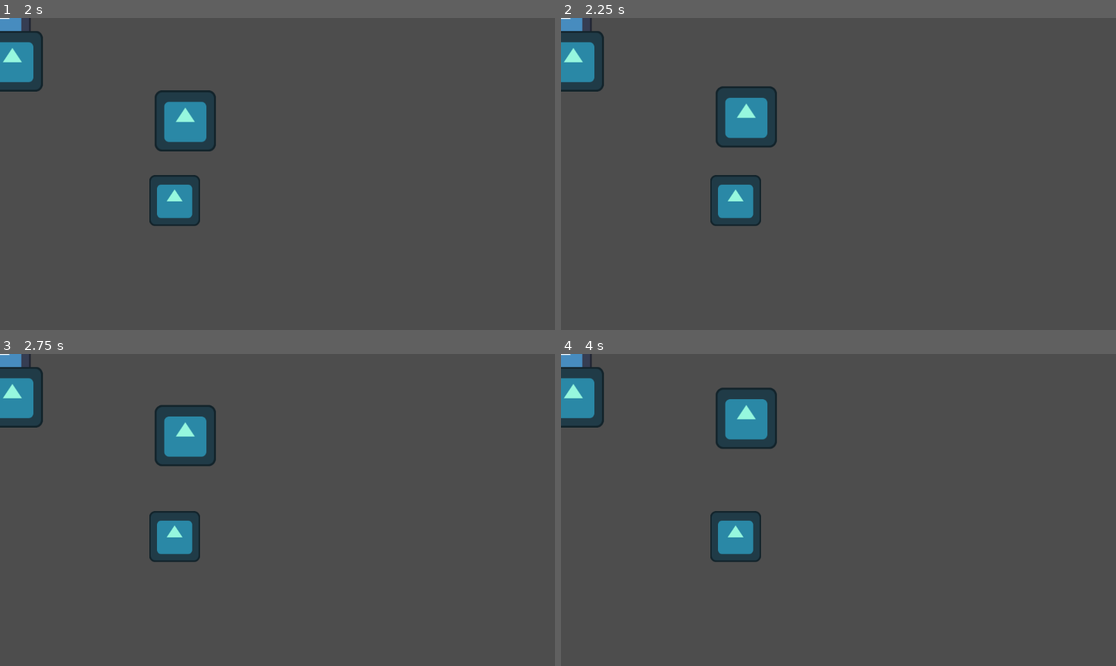
Above: before the commit, frames 1-4 (two rows, left to right).
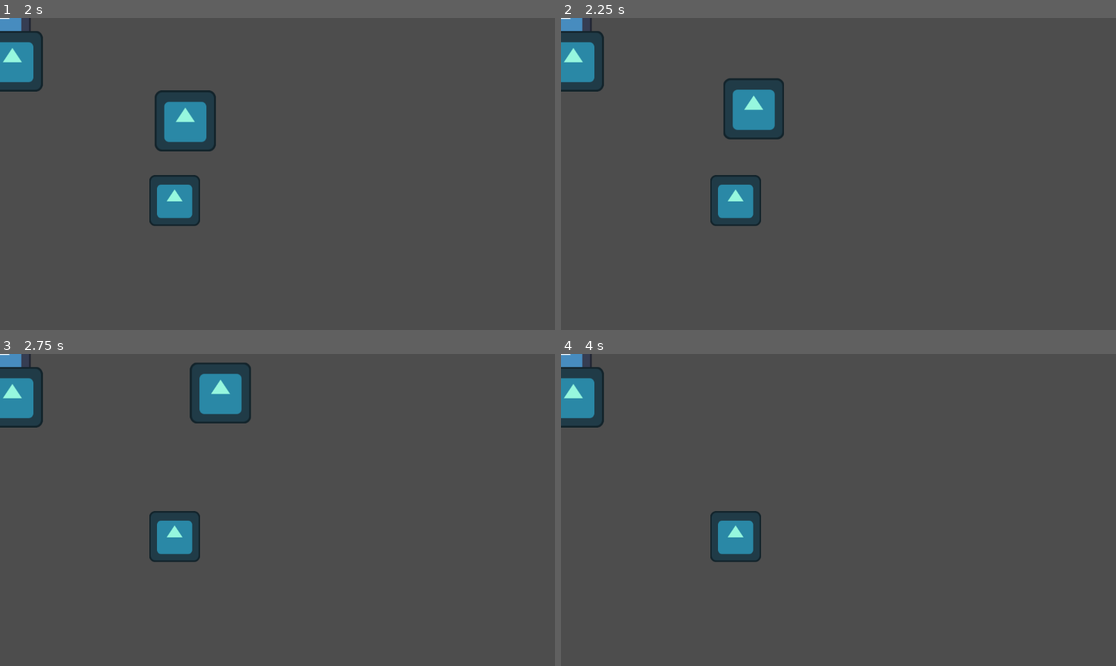
Above: after the commit, the same moments.

Repository: corin-gaiotto/gdc-jam-2025
Game: Godot game, scene res://Scenes/Fishing.tscn
Same seed, same stepped clock (60 frames per second), same inputs: the game is played once before the commit and once after it. The engine's default icon, where the game draws it, is replaced by a stand-in: a white triangle on a blue panel in a dark square.
Inputs:
- Up to frame 1 (2 s): tap Enter at 0.5 s; hold D (right) 0.53-1.28 s; tap Space (fishing-interact) at 0.6, 1.25, 1.35 s; hold S (down) from 1.28 s (still down)
- Up to frame 2 (2.25 s): tap Enter at 2 s; release S (down) at 2.03 s; hold D (right) from 2.03 s (still down); tap Space (fishing-interact) at 2.1 s
- Up to frame 3 (2.75 s): keep holding D (right)
- Up to frame 4 (4 s): release D (right) at 2.78 s; hold W (up) 2.78-3.53 s; tap Space (fishing-interact) at 2.85, 3.5, 3.6 s; hold A (left) from 3.53 s (still down)

Frame 1 is identical in both runs. In frame 2, 1.9% of the frame differs, in the area x 27-41%, y 19-42%; in frame 3, 3.9%, in the area x 27-46%, y 2-37%; in frame 4, 2.2%.

Commit message:
Make fish start changing directions immediately after minigame starts

Diff:
--- a/Scripts/fish.gd
+++ b/Scripts/fish.gd
@@ -60,9 +60,10 @@
 				position += currentVelocity * delta
 		fishStatesEnum.BITHOOK:
 			fishingTimer.start()
+			fishingDirection = (randi_range(0, 1) - 0.5) * 2
 		fishStatesEnum.REELING:
 			# move in direction
-			position += Vector2(idleMoveSpeed * 3 * delta * fishingDirection, 0)
+			position += Vector2(idleMoveSpeed * delta * fishingDirection, 0)
 
 
 
Not shown: 1 places in Scenes/MainMenu.tscn that only renumber resources
Not shown: 1 places in Scenes/MainScene.tscn that only renumber resources
